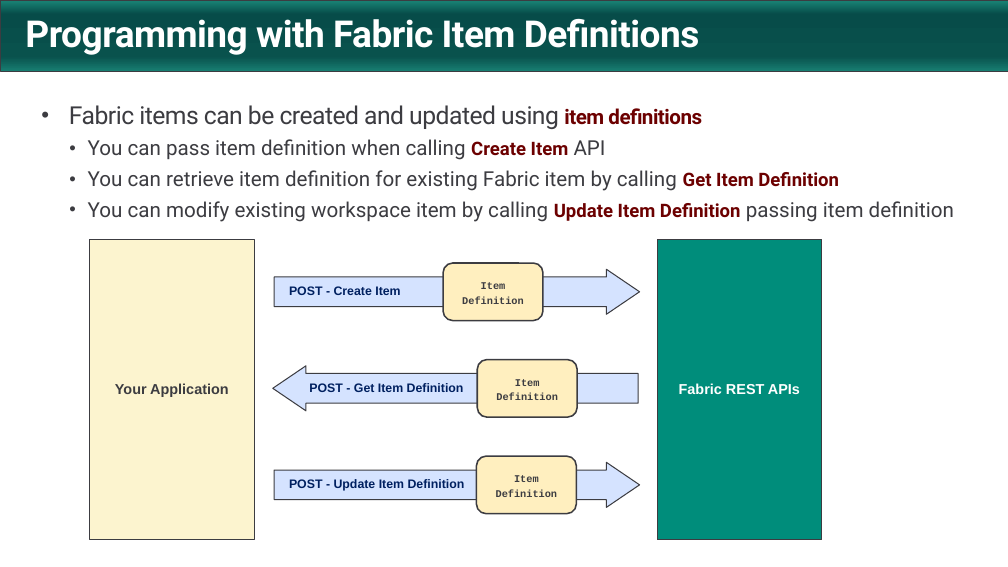
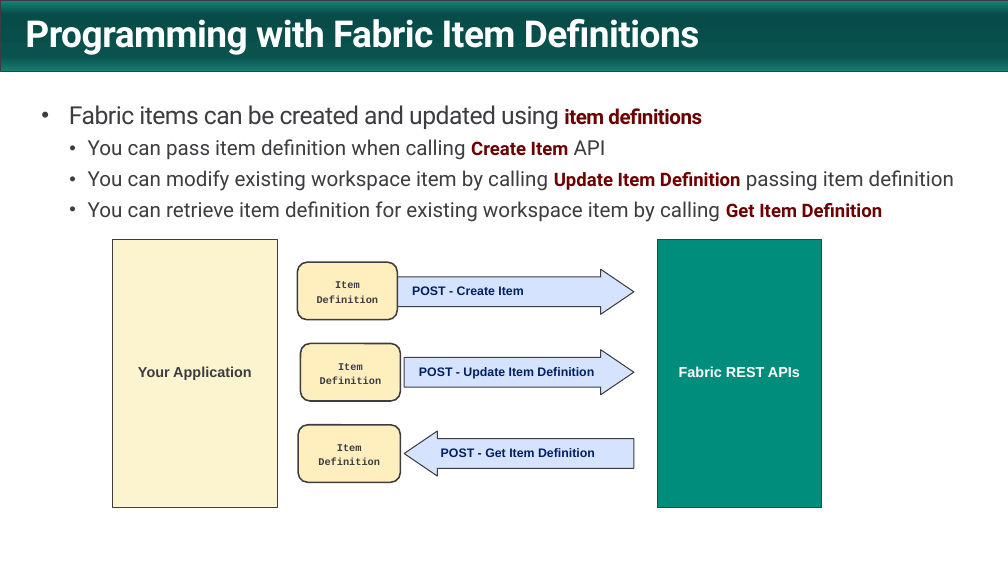
Before and after one commit to FabricDevCamp/FabricSolutionDeployment, a slide deck: slide 17 of docs/Automating Fabric Solution Deployment.pptx (slide 12 before the commit). Drawn at 1008x567 pixels with LibreOffice and Linux fonts; fonts in the diff are those of the drawing; background and template pictures are left out. Boxes give left, top, right and bottom in pixels: in the first picture for what was removed or moved away, otherwise in the second. Text is boxed around its words. In the diff, an @@ line names an element or a change of style, - is before the commit and + after.

```diff
--- a/docs/Automating Fabric Solution Deployment.pptx
+++ b/docs/Automating Fabric Solution Deployment.pptx
@@ text at <box>88,170,839,191</box>: paragraph removed @@
-  • You can retrieve item definition for existing Fabric item by calling Get Item Definition
@@ text at <box>88,201,883,222</box>: paragraph added @@
+  • You can retrieve item definition for existing workspace item by calling Get Item Definition
@@ rectangle "Your Application": place and size @@
-rectangle "Your Application" at <box>90,239,254,540</box>
+rectangle "Your Application" at <box>113,239,277,507</box>
@@ rectangle "Fabric REST APIs": place and size @@
-rectangle "Fabric REST APIs" at <box>657,239,822,540</box>
+rectangle "Fabric REST APIs" at <box>657,239,822,508</box>
@@ rounded rectangle "Item": place and size @@
-rounded rectangle "Item" at <box>443,263,543,321</box>
+rounded rectangle "Item" at <box>297,262,397,320</box>
@@ right arrow "POST - Create Item": place and size @@
-right arrow "POST - Create Item" at <box>274,269,640,314</box>
+right arrow "POST - Create Item" at <box>397,269,634,314</box>
@@ rounded rectangle "Item": place and size @@
-rounded rectangle "Item" at <box>477,456,577,514</box>
+rounded rectangle "Item" at <box>300,343,400,401</box>
@@ right arrow "POST - Update Item Definition": place and size @@
-right arrow "POST - Update Item Definition" at <box>274,462,640,508</box>
+right arrow "POST - Update Item Definition" at <box>404,350,634,395</box>
@@ rounded rectangle "Item": place and size @@
-rounded rectangle "Item" at <box>477,359,577,417</box>
+rounded rectangle "Item" at <box>298,425,400,483</box>
@@ right arrow "POST - Get Item Definition": place and size @@
-right arrow "POST - Get Item Definition" at <box>273,366,638,411</box>
+right arrow "POST - Get Item Definition" at <box>404,431,634,476</box>
```
Also in this commit, not shown: 9 other slides changed, 23 slides added, 13 slides removed.
